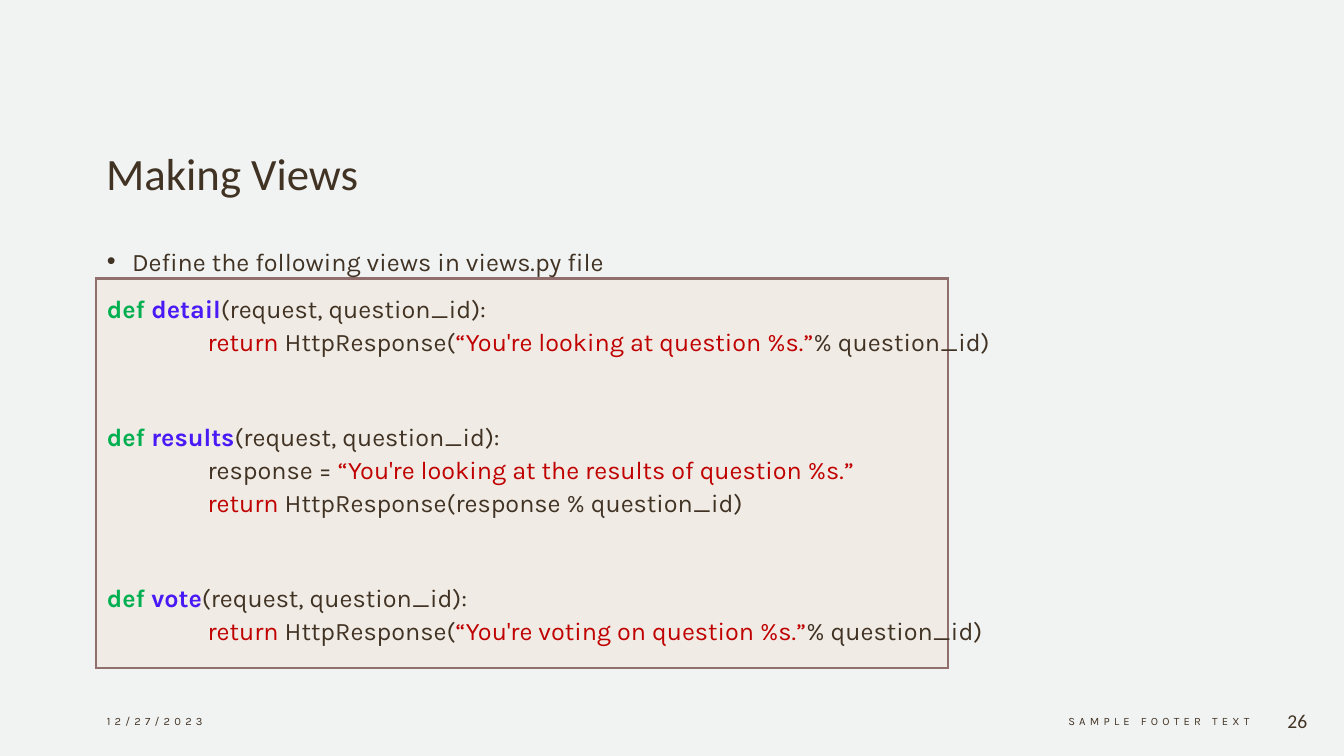
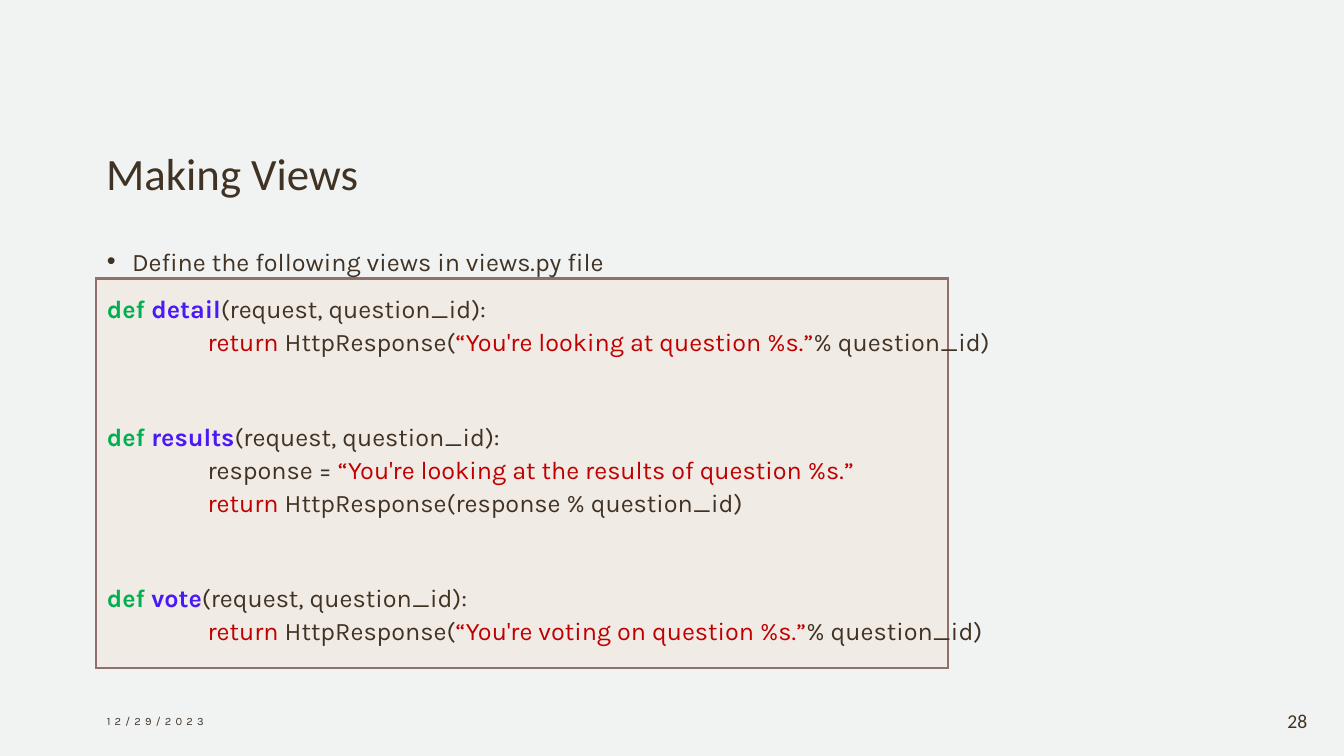
Before and after one commit to umairazfar/WAS, a slide deck: slide 28 of Lectures/Lecture04 - Views Models Templates.pptx (slide 26 before the commit). Drawn at 1344x756 pixels with LibreOffice and Linux fonts; fonts in the diff are those of the drawing. Boxes give left, top, right and bottom in pixels: in the first picture for what was removed or moved away, otherwise in the second. Text is boxed around its words. In the diff, an @@ line names an element or a change of style, - is before the commit and + after.

```diff
--- a/Lectures/Lecture04 - Views Models Templates.pptx
+++ b/Lectures/Lecture04 - Views Models Templates.pptx
@@ text at (x1=107, y1=717, x2=204, y2=726): text changed @@
-12/27/2023
+12/29/2023
@@ text removed at (x1=1068, y1=718, x2=1249, y2=725) @@
-SAMPLE FOOTER TEXT
@@ page number at (x1=1287, y1=714, x2=1307, y2=728): text changed @@
-26
+28
```
Also in this commit, not shown: 29 other slides changed, 3 slides added.
